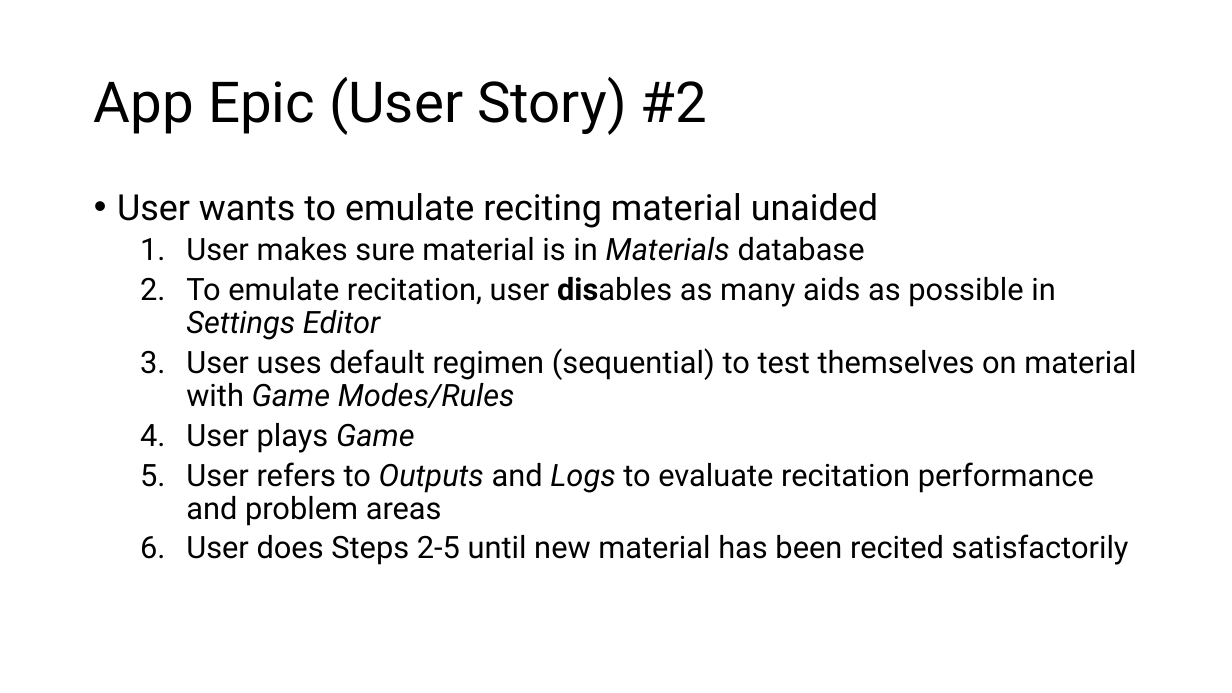
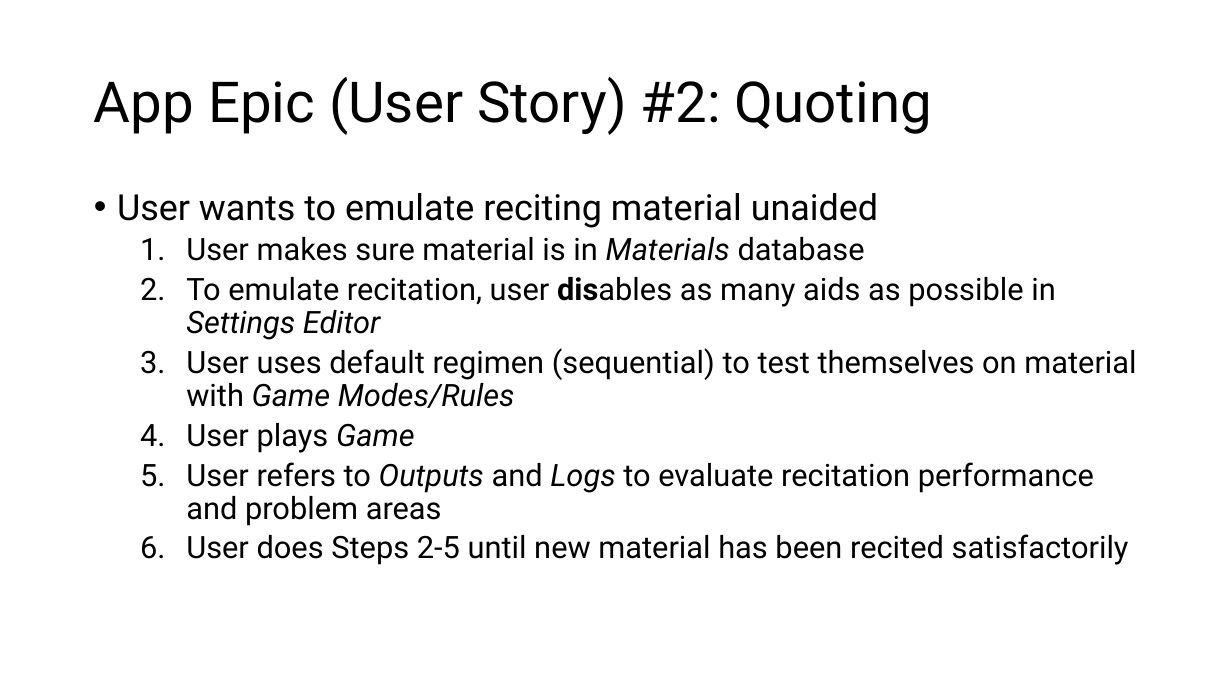
Before and after one commit to dabrygo/bmc, a slide deck: slide 4 of doc/bmc-system-charts.pptx. Drawn at 1232x693 pixels with LibreOffice and Linux fonts; fonts in the diff are those of the drawing. Boxes give left, top, right and bottom in pixels: in the first picture for what was removed or moved away, otherwise in the second. Text is boxed around its words. In the diff, an @@ line names an element or a change of style, - is before the commit and + after.

Commit message:
:memo: Add new user story to docs

```diff
--- a/doc/bmc-system-charts.pptx
+++ b/doc/bmc-system-charts.pptx
@@ title at box(94, 77, 932, 135): text changed @@
-App Epic (User Story) #2
+App Epic (User Story) #2: Quoting
```
Also in this commit, not shown: 1 other slide changed, 1 slide added.
